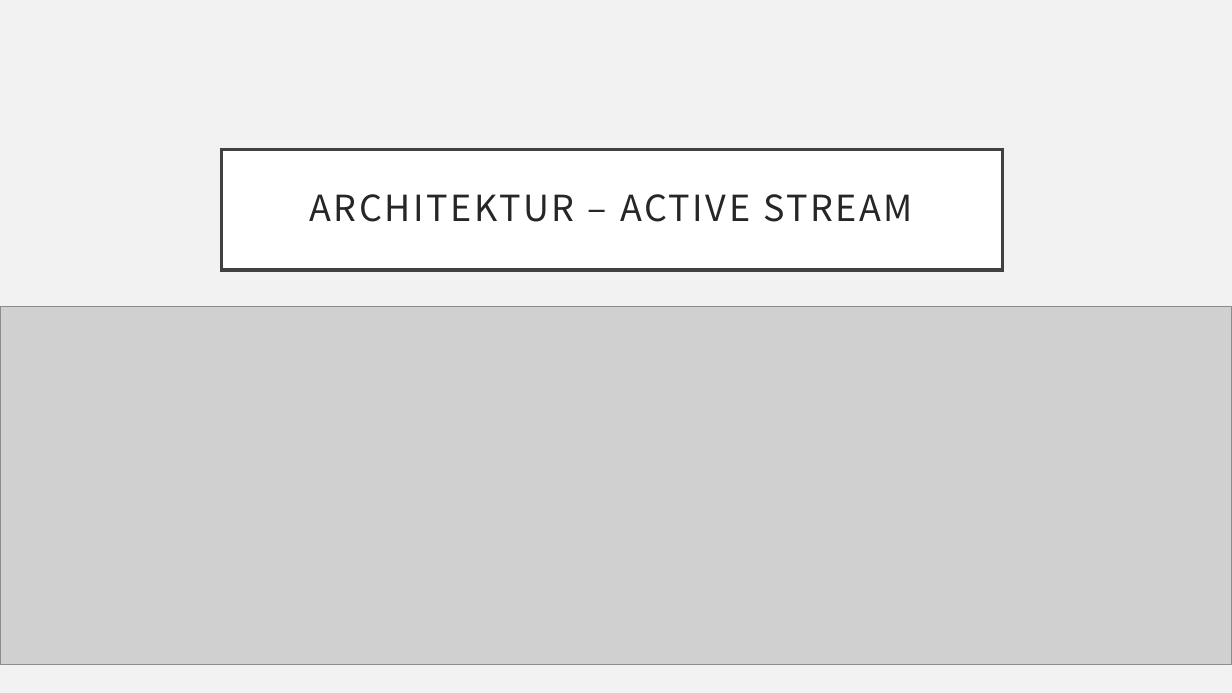
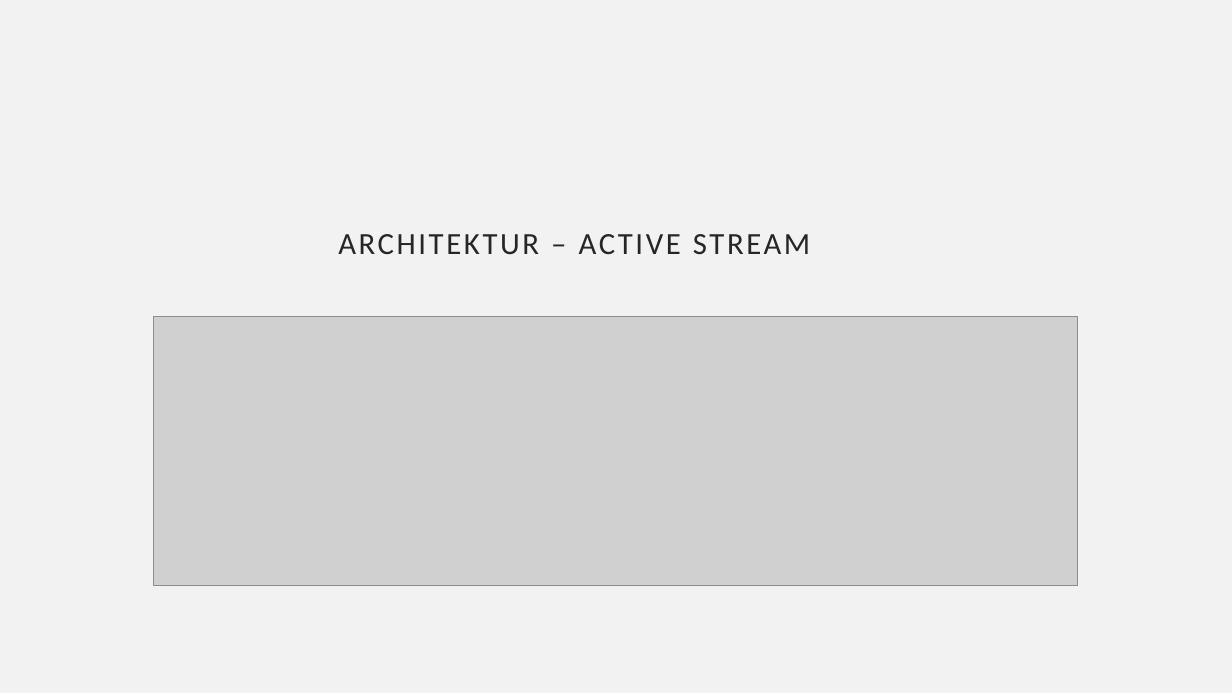
Before and after one commit to ProjektlaborEmbeddedSecurity/Presentation, a slide deck: slide 22 of PES.pptx (slide 19 before the commit). Drawn at 1232x693 pixels with LibreOffice and Linux fonts; fonts in the diff are those of the drawing; grey boxes stand for pictures; background and template pictures are left out. Boxes give left, top, right and bottom in pixels: in the first picture for what was removed or moved away, otherwise in the second. Text is boxed around its words. In the diff, an @@ line names an element or a change of style, - is before the commit and + after.

Commit message:
Ultraschallsensor Resize
Ultraschallsensor hinzugefügt, auf 3:4 geändert, layout verbessert

```diff
--- a/PES.pptx
+++ b/PES.pptx
@@ title "ARCHITEKTUR – ACTIVE STREAM": place and size @@
-title "ARCHITEKTUR – ACTIVE STREAM" at bbox=[221, 150, 1002, 270]
+title "ARCHITEKTUR – ACTIVE STREAM" at bbox=[338, 234, 810, 255]
@@ title "ARCHITEKTUR – ACTIVE STREAM" at bbox=[338, 234, 810, 255]: size 28 to 24 pt, font Noto Sans CJK JP to Calibri; alignment centre to left; fill #FFFFFF to none; outline #404040 2.5 pt to none @@
@@ picture: place and size @@
-picture at bbox=[0, 306, 1232, 665]
+picture at bbox=[154, 316, 1079, 585]
```
Also in this commit, not shown: 25 other slides changed, 3 slides added.
